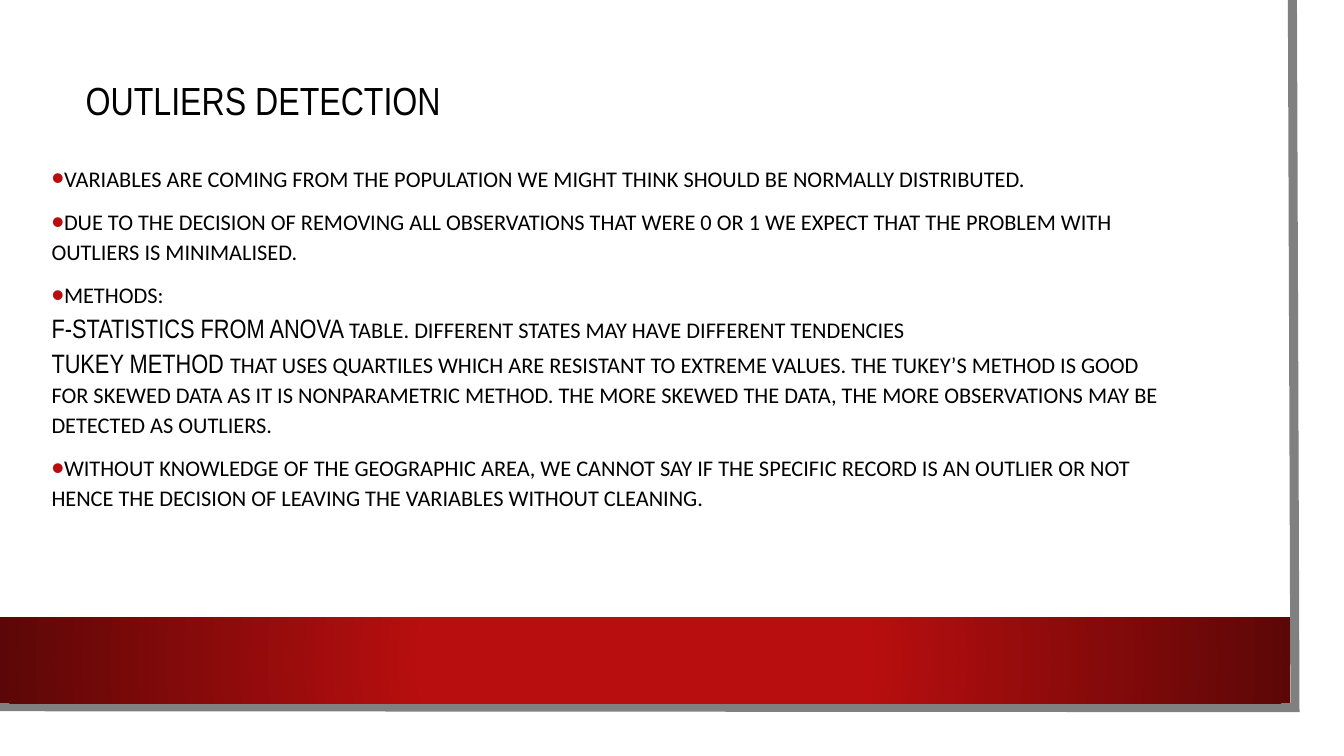
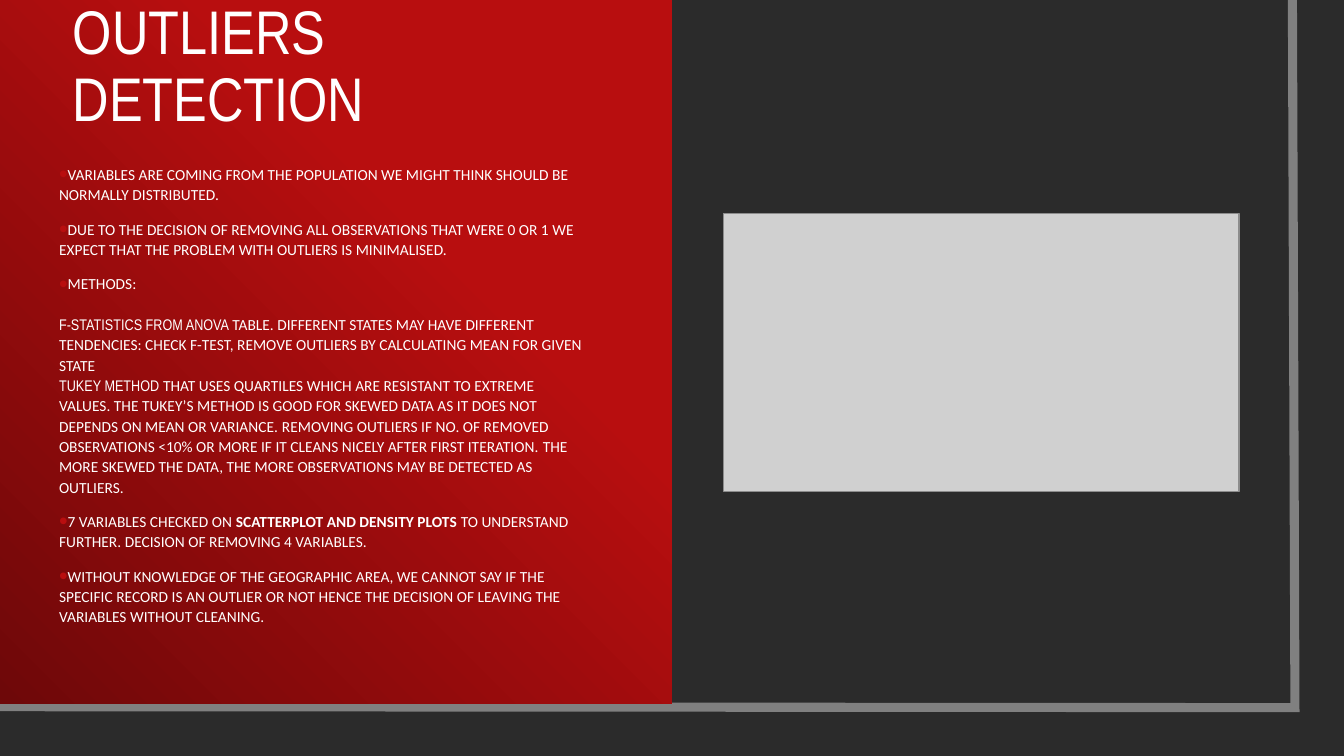
Before and after one commit to odojoachim/USACrimeRegression, a slide deck: slide 4 of AdvancedRegressionTechniques.pptx. Drawn at 1344x756 pixels with LibreOffice and Linux fonts; fonts in the diff are those of the drawing; grey boxes stand for pictures; background and template pictures are left out; a plain dark background stands for a picture behind light text. Boxes give left, top, right and bottom in pixels: in the first picture for what was removed or moved away, otherwise in the second. Text is boxed around its words. In the diff, an @@ line names an element or a change of style, - is before the commit and + after.

```diff
--- a/AdvancedRegressionTechniques.pptx
+++ b/AdvancedRegressionTechniques.pptx
@@ rectangle removed at bbox=[0, 0, 1321, 733] @@
@@ freeform shape removed at bbox=[0, 0, 1296, 708] @@
@@ rectangle added at bbox=[0, 0, 1321, 733], fill #FFFFFF @@
@@ freeform shape added at bbox=[0, 0, 1296, 708], outline #808080 6.5 pt @@
@@ rectangle added at bbox=[0, 0, 671, 704], fill gradient #B80E0F to #6E0809 @@
@@ title "OUTLIERS DETECTION": place and size @@
-title "OUTLIERS DETECTION" at bbox=[86, 87, 440, 116]
+title "OUTLIERS DETECTION" at bbox=[73, 11, 365, 122]
@@ title "OUTLIERS DETECTION" at bbox=[73, 11, 365, 122]: size 28 to 44 pt, text colour #000000 to #FFFFFF @@
@@ text "VARIABLES ARE COMING FROM THE ...": place and size @@
-text "VARIABLES ARE COMING FROM THE ..." at bbox=[52, 172, 1157, 506]
+text "VARIABLES ARE COMING FROM THE ..." at bbox=[59, 170, 582, 622]
@@ text at bbox=[59, 170, 573, 622]: size 16 to 11 pt, text colour #000000 to #FFFFFF in "VARIABLES ARE COMING FROM THE POPULATION WE ...", "DUE TO THE DECISION OF REMOVING ALL ...", "WITHOUT KNOWLEDGE OF THE GEOGRAPHIC AREA, WE ..." @@
@@ picture added at bbox=[724, 214, 1240, 491] @@
@@ text at bbox=[59, 279, 582, 547]: text changed; size 16 to 11 pt; text colour #000000 to #FFFFFF @@
-• METHODS:
-  F-STATISTICS FROM ANOVA TABLE. DIFFERENT STATES MAY HAVE DIFFERENT TENDENCIES
-  TUKEY METHOD THAT USES QUARTILES WHICH ARE RESISTANT TO EXTREME VALUES. THE TUKEY’S METHOD IS GOOD FOR SKEWED DATA AS IT IS NONPARAMETRIC METHOD. THE MORE SKEWED THE DATA, THE MORE OBSERVATIONS MAY BE DETECTED AS OUTLIERS.
+• METHODS:
+  F-STATISTICS FROM ANOVA TABLE. DIFFERENT STATES MAY HAVE DIFFERENT TENDENCIES: CHECK F-TEST, REMOVE OUTLIERS BY CALCULATING MEAN FOR GIVEN STATE
+  TUKEY METHOD THAT USES QUARTILES WHICH ARE RESISTANT TO EXTREME VALUES. THE TUKEY’S METHOD IS GOOD FOR SKEWED DATA AS IT DOES NOT DEPENDS ON MEAN OR VARIANCE. REMOVING OUTLIERS IF NO. OF REMOVED OBSERVATIONS <10% OR MORE IF IT CLEANS NICELY AFTER FIRST ITERATION. THE MORE SKEWED THE DATA, THE MORE OBSERVATIONS MAY BE DETECTED AS OUTLIERS.
+• 7 VARIABLES CHECKED ON SCATTERPLOT AND DENSITY PLOTS TO UNDERSTAND FURTHER. DECISION OF REMOVING 4 VARIABLES.
```
Also in this commit, not shown: 6 other slides changed, 2 slides added, 2 slides removed.
